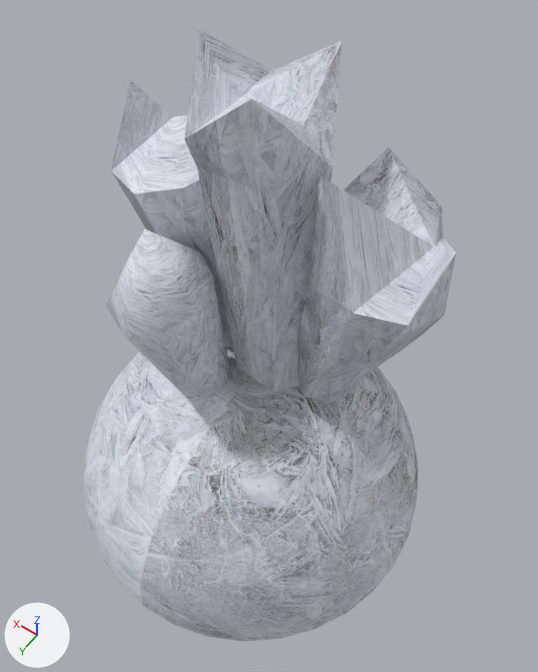
Before and after pictures for a commit that changed the FBX model SideScroller/Assets/LampLight_3DAsset_PinkCrystalCracked.FBX.
One viewpoint serves both versions: a 50 mm lens placed at (3.607, 0.235, 0.586), pointed at (3.828, -0.074, 0.101). The lights are fixed; the arrows at lower left show +X, +Y and +Z. Where no turn or scale is listed for an object, it has been applied to the vertices.

Objects in the first picture: 'Back_Small_PinkCrystal001', 'LampLight_Crystal_Base004', 'LampLight_PinkCracked', 'Left_PinkCrystal001', 'Right_PinkCrystal001'.
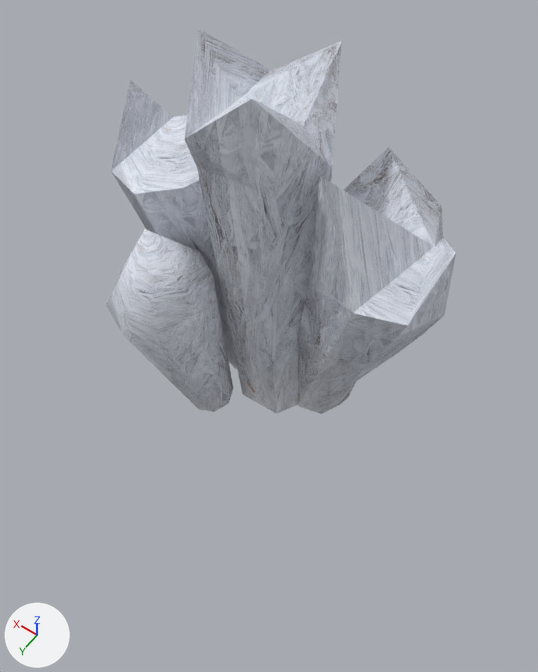
The edits, one by one:
Object 'LampLight_Crystal_Base004' (ob_lamplight_crystal_base004) is deleted.

Changed parts and their boxes (x1, y1, x2, y2) in the pictures (538 x 672 px):
'LampLight_Crystal_Base004', deleted: before (83, 347, 418, 641)
